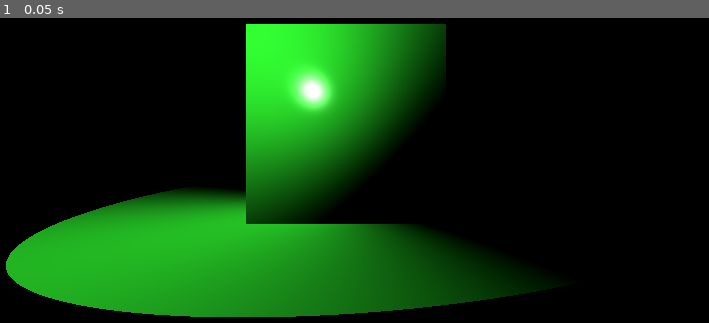
Above: before the commit, frame 1.
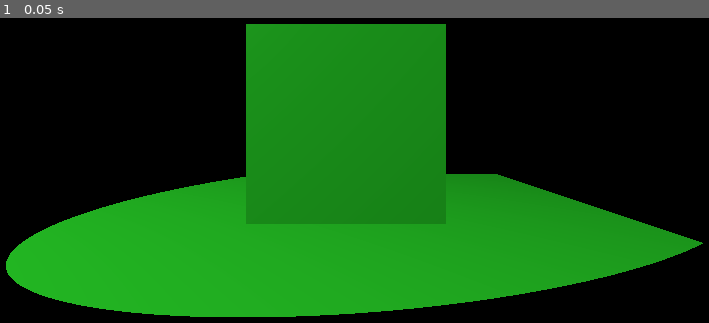
Above: after the commit, the same moment.

Repository: TheMrAI/voxon_reference
Game: Godot game, scene res://v0_0.tscn
The game is run twice, just before and just after one commit, with the same random seed, the same clock (stepped at 60 frames per second) and the same inputs.
Inputs:
- Up to frame 1 (0.05 s): no input

The runs differ from the first frame. In frame 1, 34% of the frame differs, in the area x 9-100%, y 1-99%.

Commit message:
Update shader to stay on the expected state
But it contains the invalid state reproduction as
well for later inspection.

Diff:
--- a/v0_0.gdshader
+++ b/v0_0.gdshader
@@ -19,11 +19,13 @@
 	surface_to_light = light_position - surface_world_posiiton;
 	surface_to_view = CAMERA_POSITION_WORLD - surface_world_posiiton;
 
-	vec3 position_as_normal = normalize(VERTEX.xyz);
-
+	// The incorrect, "curved" normal surface
+	//vec3 position_as_normal = normalize(VERTEX.xyz);
+	//NORMAL = MODEL_NORMAL_MATRIX * position_as_normal;
+	// The correct normals
+	NORMAL = MODEL_NORMAL_MATRIX * NORMAL;
 	VERTEX = (PROJECTION_MATRIX * VIEW_MATRIX * vec4(surface_world_posiiton, 1.0)).xyz;
 	POSITION = PROJECTION_MATRIX * VIEW_MATRIX * vec4(surface_world_posiiton, 1.0);
-    NORMAL = MODEL_NORMAL_MATRIX * position_as_normal;
 }
 
 void fragment() {
